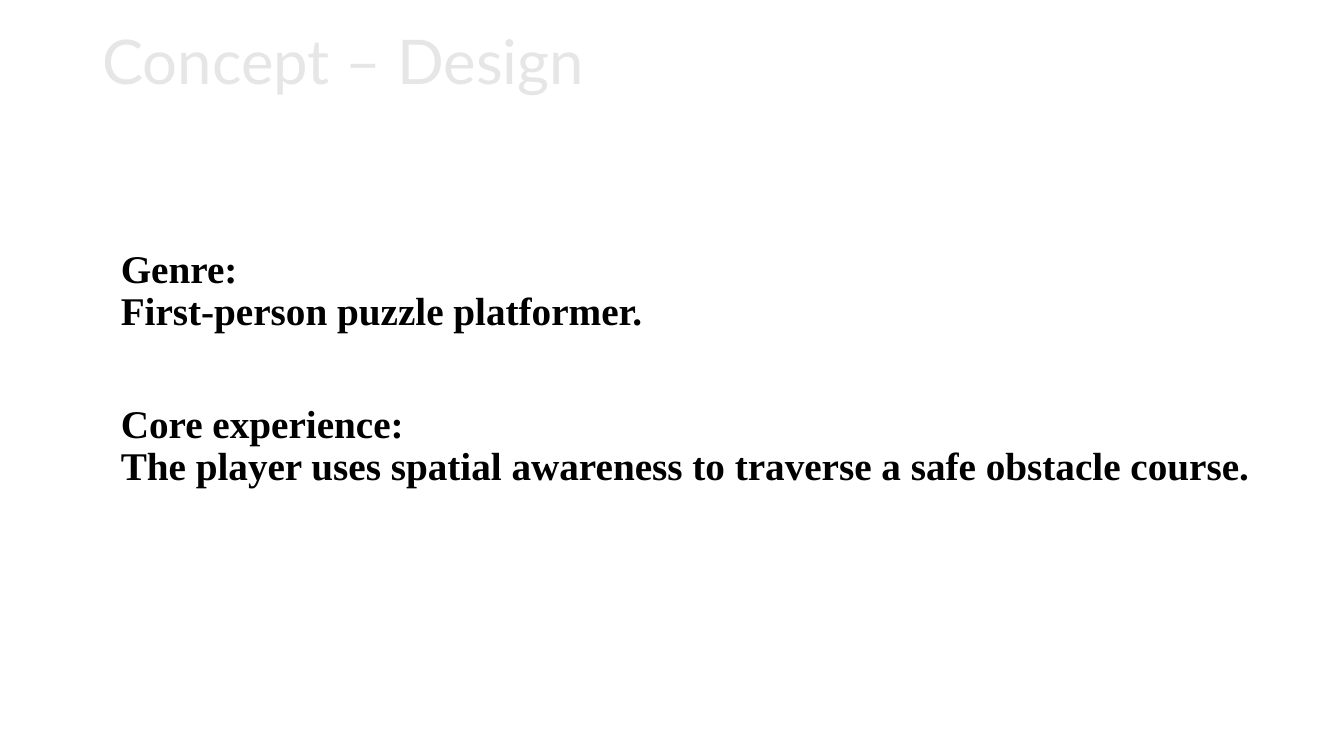
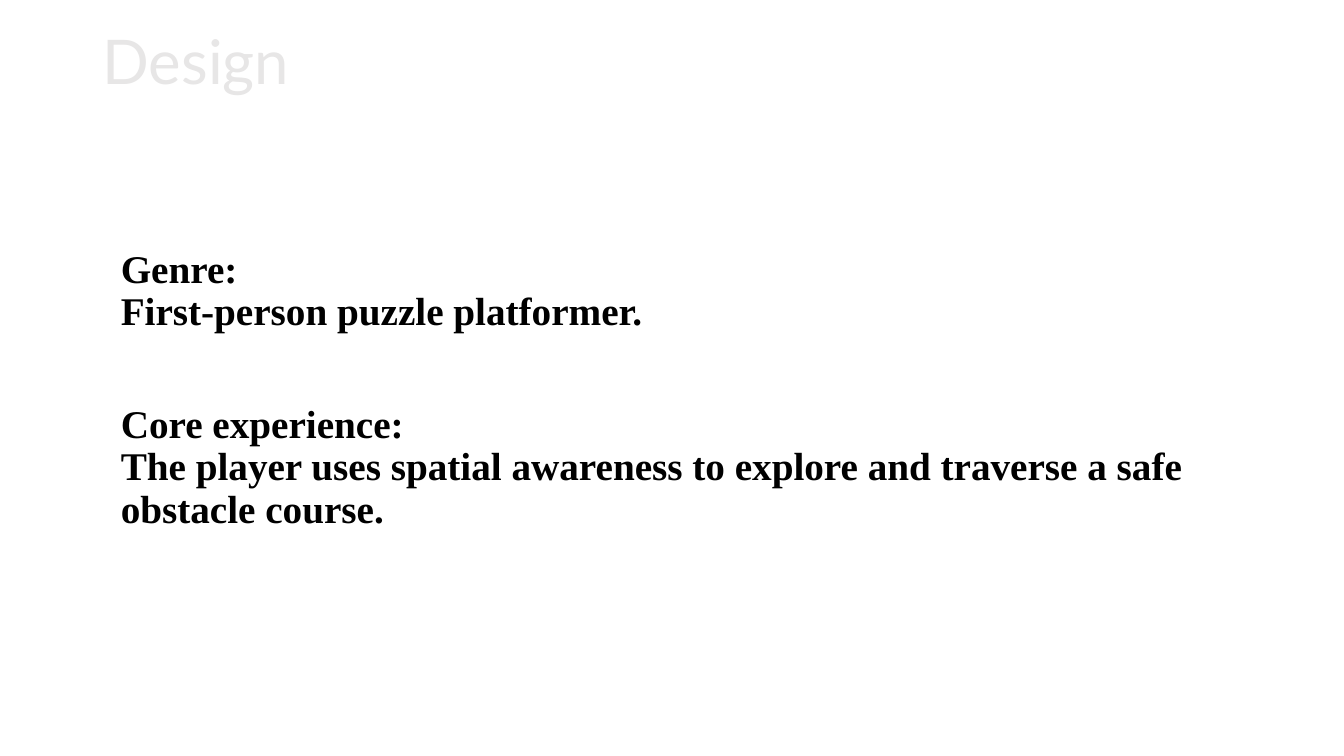
Before and after one commit to RoofTurkey/SGD15, a slide deck: slide 4 of BUSINESS/Completion_Presentation_V1.0.pptx (slide 5 before the commit). Drawn at 1344x756 pixels with LibreOffice and Linux fonts; fonts in the diff are those of the drawing; background and template pictures are left out. Boxes give left, top, right and bottom in pixels: in the first picture for what was removed or moved away, otherwise in the second. Text is boxed around its words. In the diff, an @@ line names an element or a change of style, - is before the commit and + after.

```diff
--- a/BUSINESS/Completion_Presentation_V1.0.pptx
+++ b/BUSINESS/Completion_Presentation_V1.0.pptx
@@ title at (93,17,1252,112): text changed @@
-Concept – Design
+Design
@@ text at (121,411,1182,524): text changed @@
-Core experience:
-The player uses spatial awareness to traverse a safe obstacle course.
+Core experience:
+The player uses spatial awareness to explore and traverse a safe obstacle course.
```
Also in this commit, not shown: 6 other slides changed, 1 slide added, 3 slides removed.
